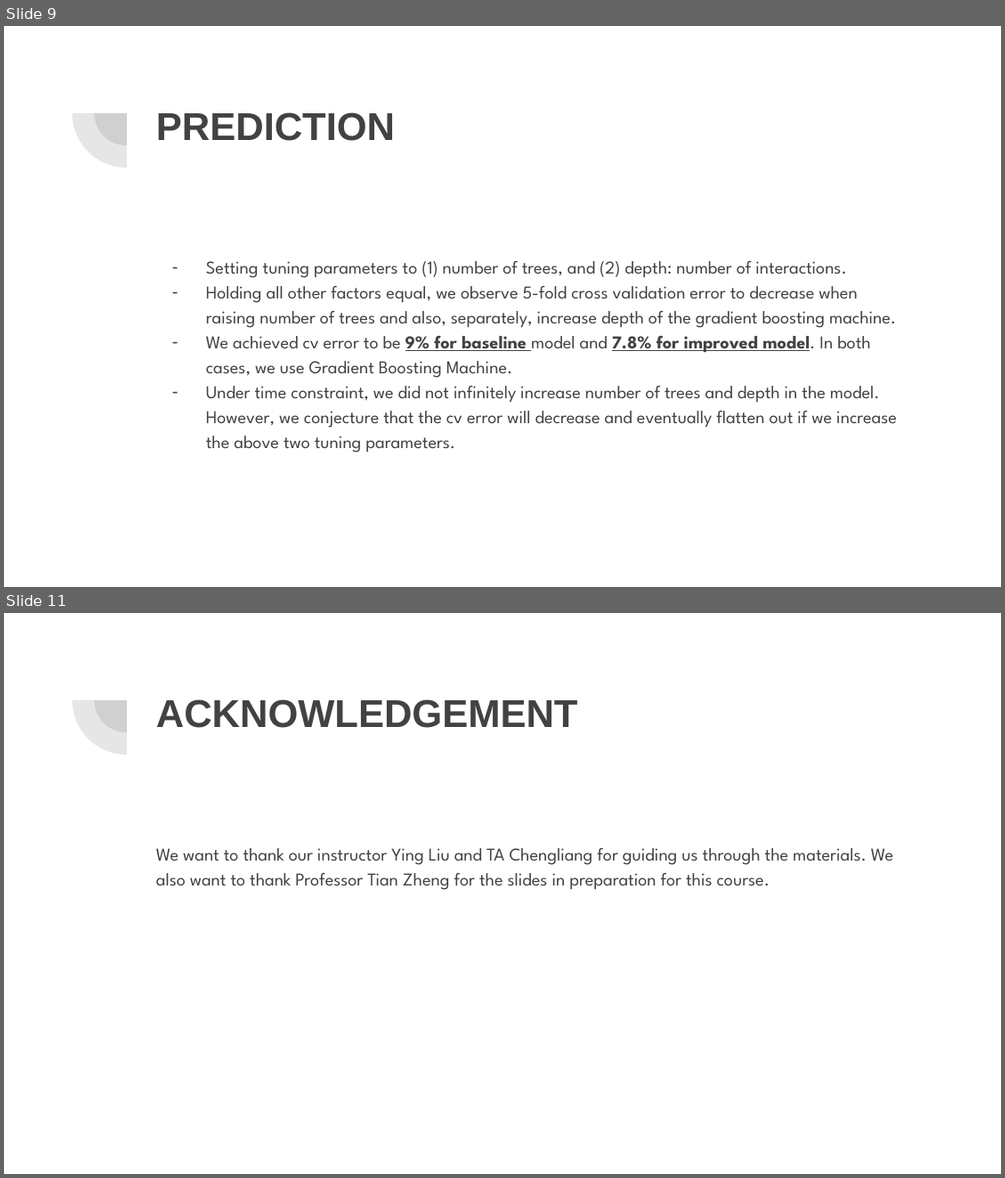
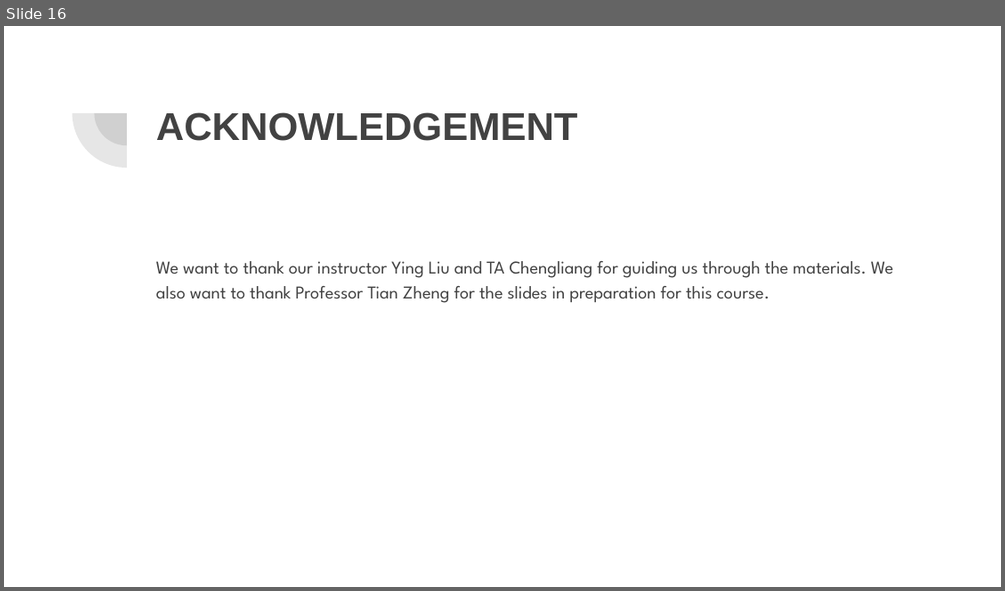
Before and after one commit to yiqiao-yin/Fall2018-Proj3-Sec1-grp4, a slide deck: doc/Presentation.pptx. Shown one above the other, each under a label of ours: slides 9 and 11 before the commit, slide 16 after it; the slides between them are not shown. The pictures are 1005x1178 and 1005x591 pixels, drawn with LibreOffice and Linux fonts; fonts in the diff are those of the drawing. Boxes give left, top, right and bottom in pixels: in the first picture for what was removed or moved away, otherwise in the second. Text is boxed around its words. In the diff, an @@ line names an element or a change of style, - is before the commit and + after.

```diff
--- a/doc/Presentation.pptx
+++ b/doc/Presentation.pptx
@@ slide 9 removed at (x1=4, y1=26, x2=1001, y2=587), background #FFFFFF; not listed: 2 template elements that a slide beside it also shows @@
@@ title removed at (x1=156, y1=112, x2=395, y2=141) @@
-PREDICTION
@@ text removed at (x1=206, y1=261, x2=897, y2=452) @@
-– Setting tuning parameters to (1) number of trees, and (2) depth: number of interactions.
-– Holding all other factors equal, we observe 5-fold cross validation error to decrease when raising number of trees and also, separately, increase depth of the gradient boosting machine.
-– We achieved cv error to be 9% for baseline model and 7.8% for improved model. In both cases, we use Gradient Boosting Machine.
-– Under time constraint, we did not infinitely increase number of trees and depth in the model. However, we conjecture that the cv error will decrease and eventually flatten out if we increase the above two tuning parameters.
@@ what was slide 11 is now slide 16 @@
```
Also in this commit, not shown: 3 slides changed, 10 slides added, 4 other slides removed.
